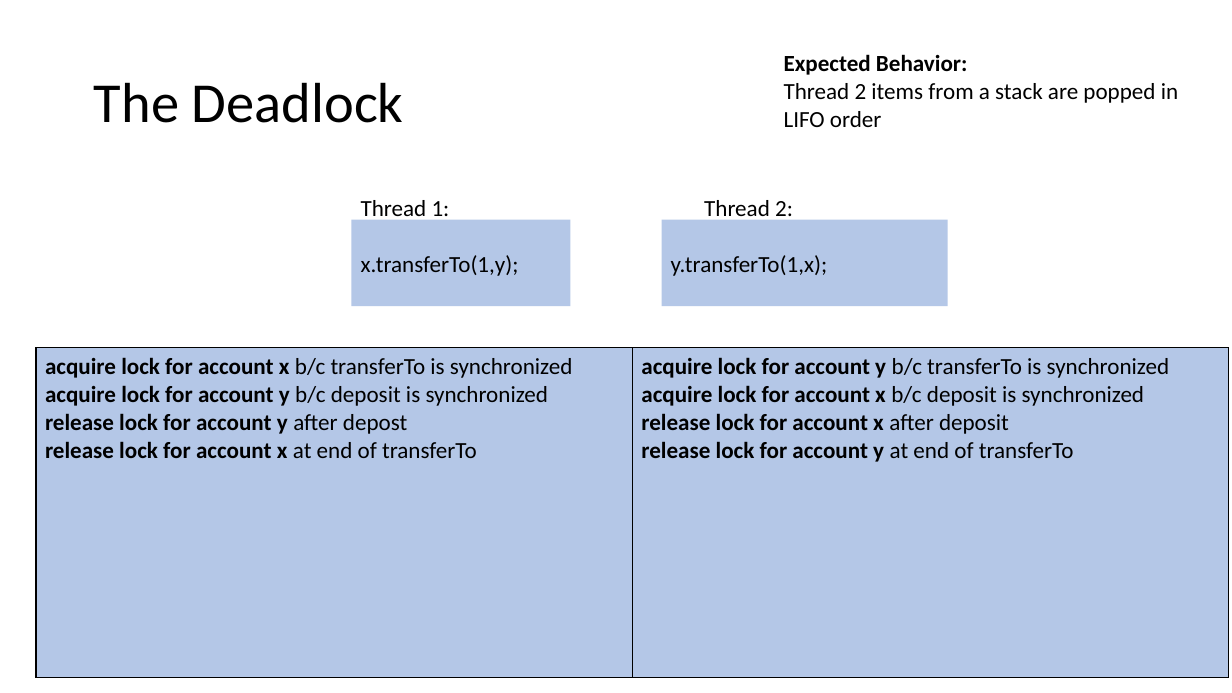
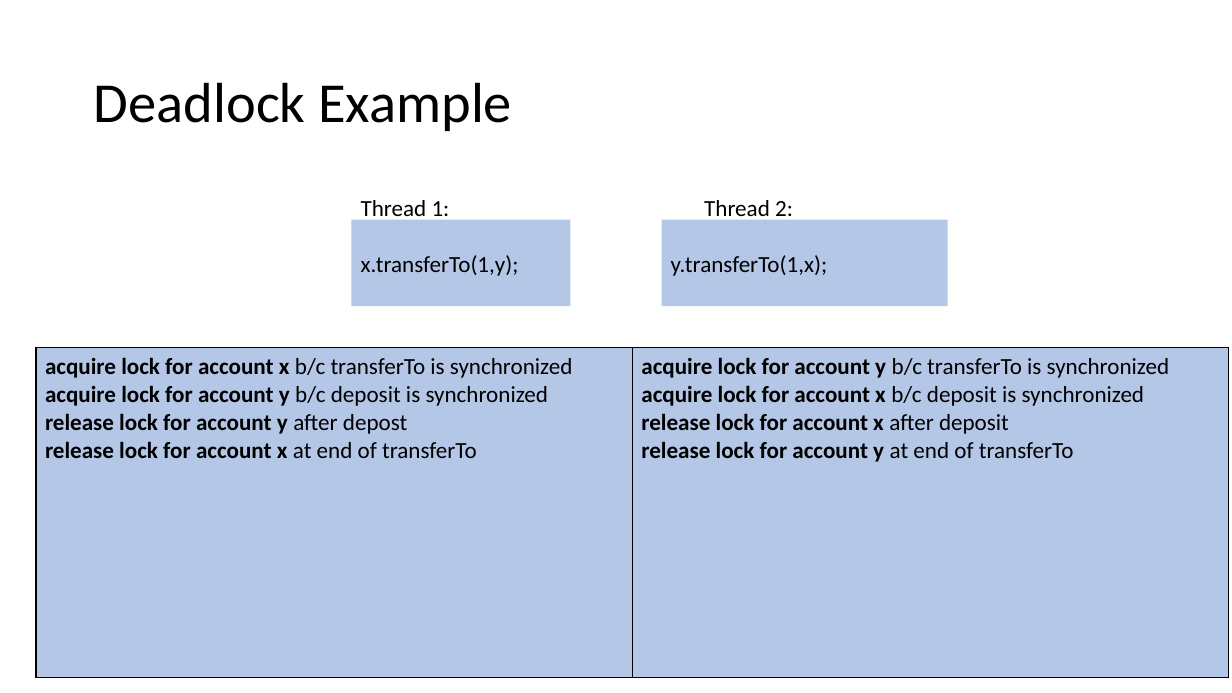
Before and after one commit to natebrunelle/cse332, a slide deck: slide 29 of markdown/files/slides/lecture20_concurrency2.pptx (slide 26 before the commit). Drawn at 1232x693 pixels with LibreOffice and Linux fonts; fonts in the diff are those of the drawing. Boxes give left, top, right and bottom in pixels: in the first picture for what was removed or moved away, otherwise in the second. Text is boxed around its words. In the diff, an @@ line names an element or a change of style, - is before the commit and + after.

```diff
--- a/markdown/files/slides/lecture20_concurrency2.pptx
+++ b/markdown/files/slides/lecture20_concurrency2.pptx
@@ text removed at <box>784,54,1178,127</box> @@
-Expected Behavior:
-Thread 2 items from a stack are popped in LIFO order
@@ title at <box>94,82,512,131</box>: text changed @@
-The Deadlock
+Deadlock Example
```
Also in this commit, not shown: 26 other slides changed, 5 slides added, 2 slides removed, 12 other files.
